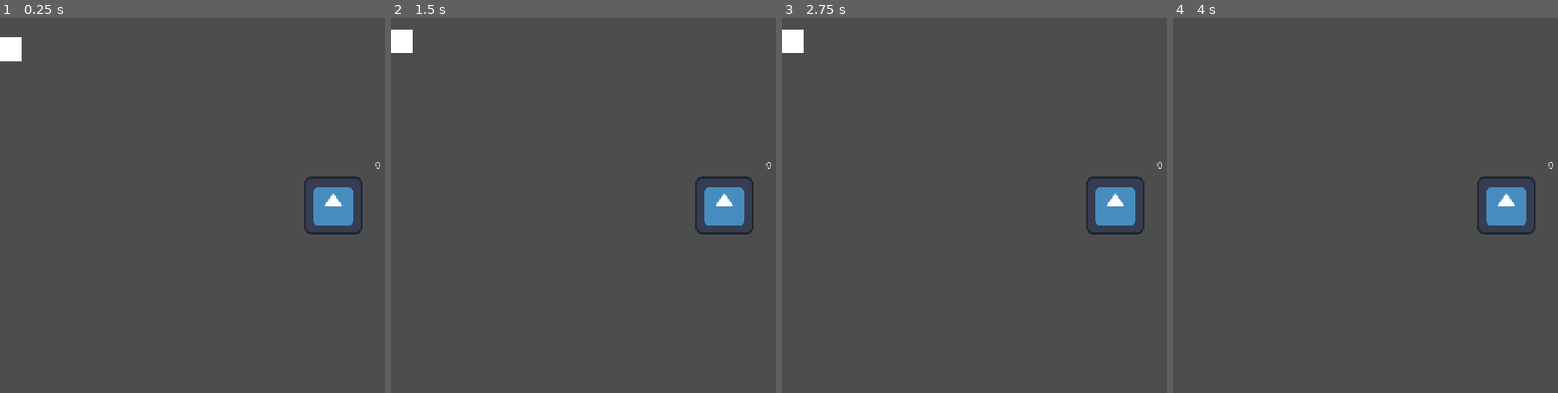
Above: before the commit, frames 1-4 (left to right).
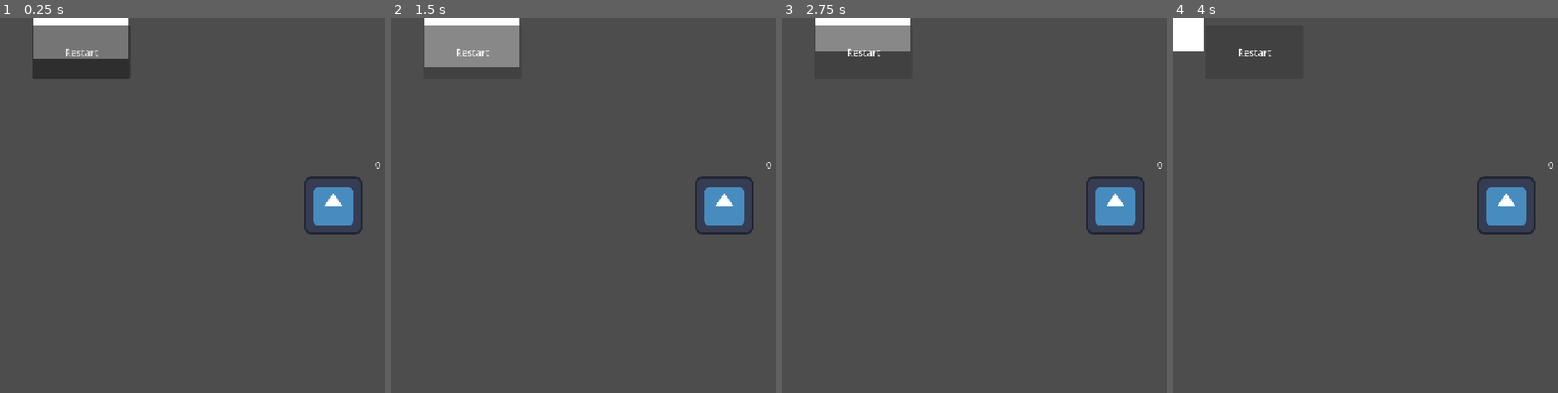
Above: after the commit, the same moments.

Repository: eastern2727/Game-jam
Game: Godot game, scene res://main.tscn
The game is run twice, just before and just after one commit, with the same random seed, the same clock (stepped at 60 frames per second) and the same inputs. The engine's default icon, where the game draws it, is replaced by a stand-in: a white triangle on a blue panel in a dark square.
Inputs (mouse positions are in pixels of both pictures, inside the frame that each line leads up to):
- Up to frame 1 (0.25 s): no input
- Up to frame 2 (1.5 s): click (471, 51) at 0.5 s, where only the run after the commit has a clickable "Restart"; click (471, 51) at 1.25 s, where only the run after the commit has a clickable "Restart"
- Up to frame 3 (2.75 s): click (862, 51) at 2 s, where only the run after the commit has a clickable "Restart"
- Up to frame 4 (4 s): tap Enter at 2.75 s; hold Space (compress) 2.78-3.53 s; hold D (right) from 2.78 s (still down); tap Space (compress) at 3.6 s

The runs differ from the first frame. In frame 1, 4.4% of the frame differs, in the area x 0-34%, y 0-17%; in frame 2, 3.6%; in frame 3, 2.6%; in frame 4, 0.8%.

Commit message:
commit

Diff:
--- a/game-jam-real/main.tscn
+++ b/game-jam-real/main.tscn
@@ -10,6 +10,7 @@
 [ext_resource type="Texture2D" uid="uid://c84bwl66ldmj2" path="res://pixil-frame-0 (10).png" id="7_5vw27"]
 [ext_resource type="Script" uid="uid://brq1wcscmx1ql" path="res://floating_platform_h.gd" id="7_272bh"]
 [ext_resource type="Script" uid="uid://dk2dqec6gnfyc" path="res://floating_platform_v.gd" id="9_kek77"]
+[ext_resource type="Script" uid="uid://dkd7ilwcxwm5y" path="res://restart.gd" id="11_efxa6"]
 
 [sub_resource type="RectangleShape2D" id="RectangleShape2D_g4v7s"]
 size = Vector2(1743, 157)
@@ -73,10 +74,10 @@
 shape = SubResource("RectangleShape2D_g4v7s")
 
 [node name="ColorRect" type="ColorRect" parent="StaticBody2D/CollisionShape2D" unique_id=269055465]
-offset_left = -861.0
-offset_top = -432.0
-offset_right = -821.0
-offset_bottom = -392.0
+offset_left = -801.0
+offset_top = -490.5
+offset_right = -638.0
+offset_bottom = -395.5
 
 [node name="CollisionShape2D2" type="CollisionShape2D" parent="StaticBody2D" unique_id=909929934]
 position = Vector2(1654.375, 37.5)
@@ -101,3 +102,13 @@
 [node name="CollisionShape2D7" type="CollisionShape2D" parent="StaticBody2D" unique_id=1812468767]
 position = Vector2(3503, -32)
 shape = SubResource("RectangleShape2D_fcnqv")
+
+[node name="CanvasLayer" type="CanvasLayer" parent="." unique_id=1544356192]
+
+[node name="Restart" type="Button" parent="CanvasLayer" unique_id=48433486]
+offset_left = 56.0
+offset_top = 12.0
+offset_right = 225.0
+offset_bottom = 106.0
+text = "Restart"
+script = ExtResource("11_efxa6")
--- /dev/null
+++ b/game-jam-real/restart.gd
@@ -0,0 +1,3 @@
+extends Button
+func _pressed():
+	get_tree().reload_current_scene()
Not shown, added: game-jam-real/restart.gd.uid
